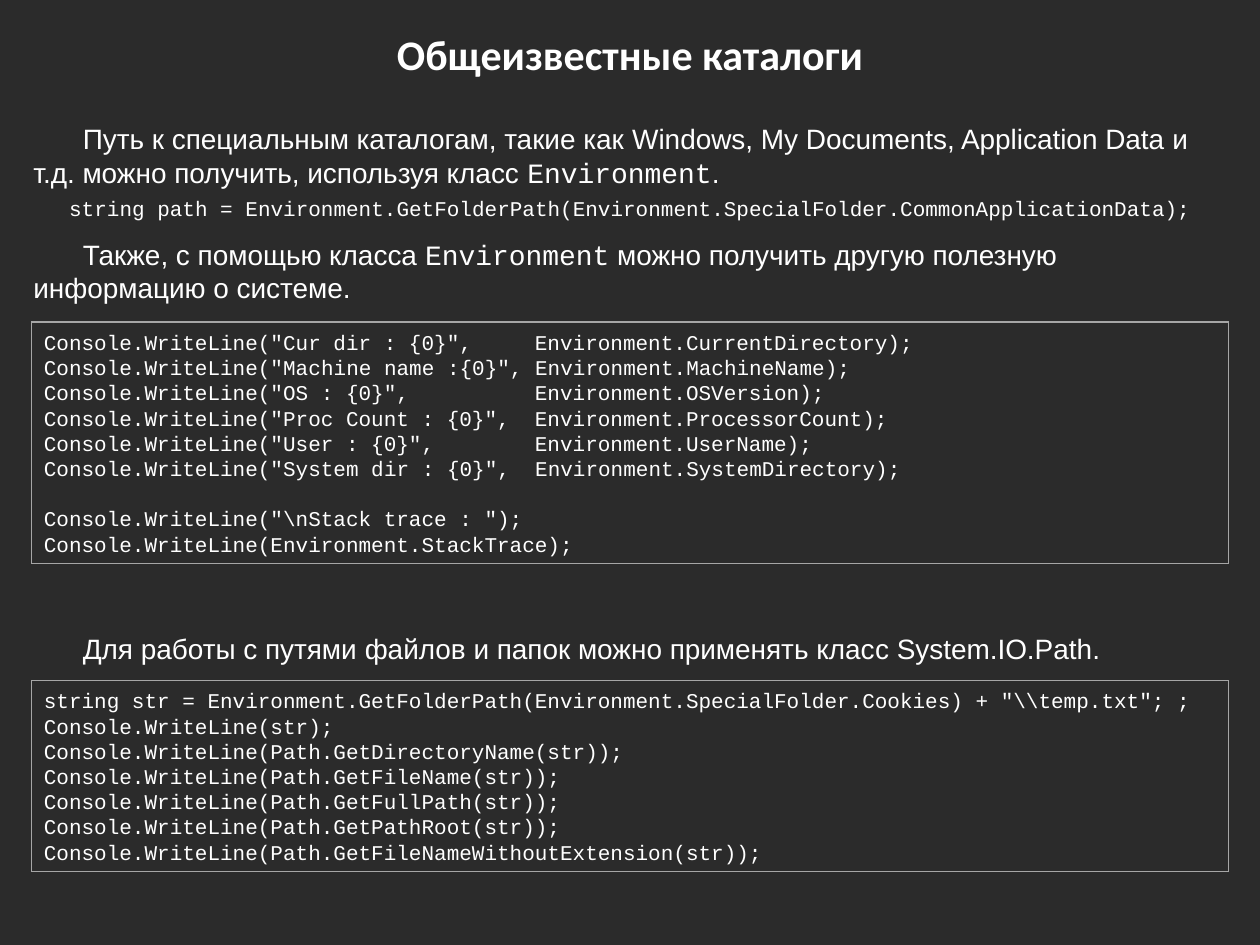
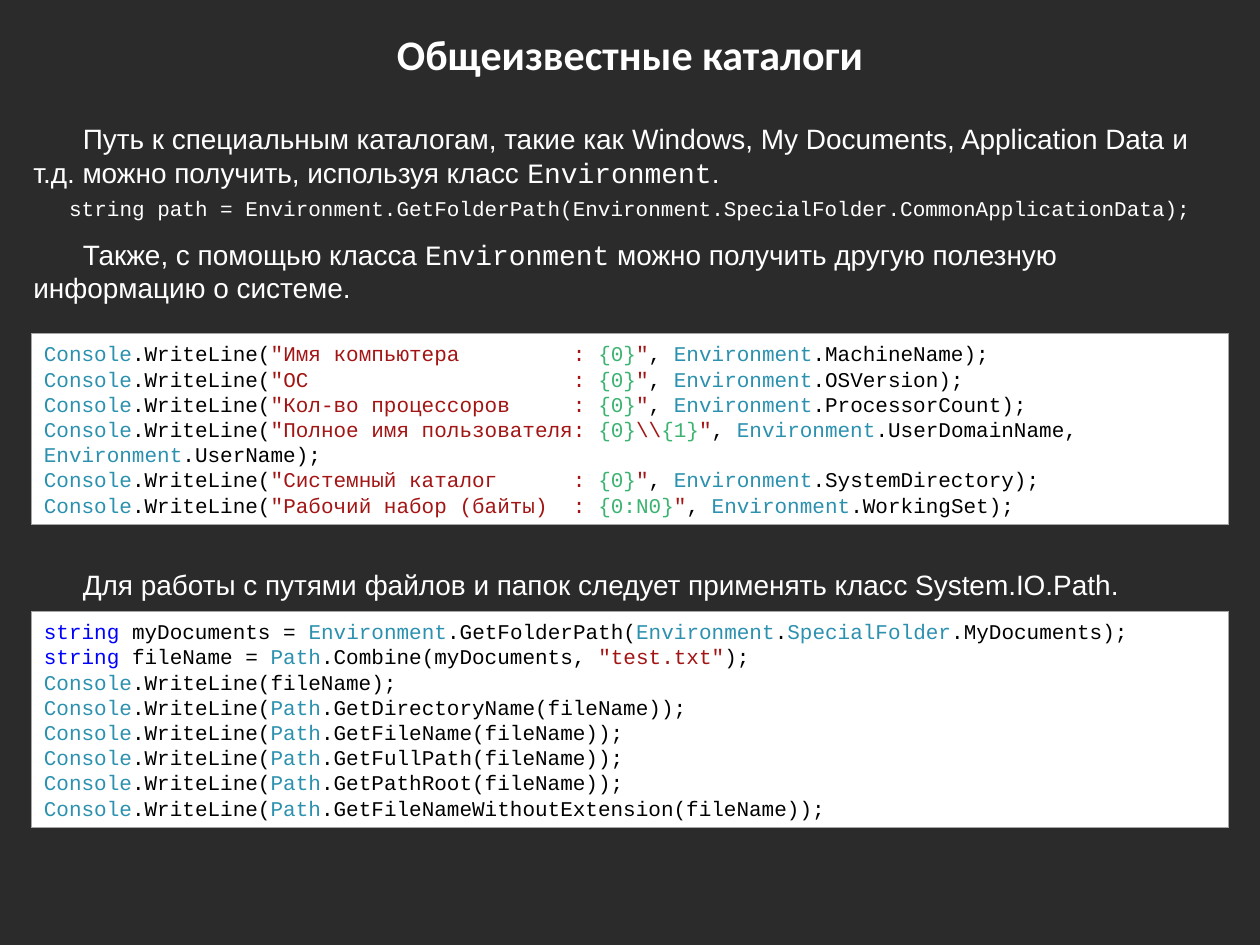
Before and after one commit to bazile/Training, a slide deck: slide 18 of Presentation/lesson-04-io.pptx. Drawn at 1260x945 pixels with LibreOffice and Linux fonts; fonts in the diff are those of the drawing; background and template pictures are left out; a plain dark background stands for a picture behind light text. Boxes give left, top, right and bottom in pixels: in the first picture for what was removed or moved away, otherwise in the second. Text is boxed around its words. In the diff, an @@ line names an element or a change of style, - is before the commit and + after.

Commit message:
Updated IO and M/T presentations

```diff
--- a/Presentation/lesson-04-io.pptx
+++ b/Presentation/lesson-04-io.pptx
@@ rectangle "Console.WriteLine("Имя компьютера : {0}", Environment.Machin ..." at [32,334,1228,524]: fill none to #FFFFFF @@
@@ rectangle "Console.WriteLine("Имя компьютера : {0}", Environment.Machin ...": place and size @@
-rectangle "Console.WriteLine("Имя компьютера : {0}", Environment.Machin ..." at [32,323,1228,564]
+rectangle "Console.WriteLine("Имя компьютера : {0}", Environment.Machin ..." at [32,334,1228,524]
@@ text in rectangle at [44,346,1077,518]: text changed; text colour #FFFFFF to #000000 @@
-Console.WriteLine("Cur dir : {0}", Environment.CurrentDirectory);
-Console.WriteLine("Machine name :{0}", Environment.MachineName);
-Console.WriteLine("OS : {0}", Environment.OSVersion);
-Console.WriteLine("Proc Count : {0}", Environment.ProcessorCount);
-Console.WriteLine("User : {0}", Environment.UserName);
-Console.WriteLine("System dir : {0}", Environment.SystemDirectory);
-Console.WriteLine("\nStack trace : ");
-Console.WriteLine(Environment.StackTrace);
+Console.WriteLine("Имя компьютера : {0}", Environment.MachineName);
+Console.WriteLine("ОС : {0}", Environment.OSVersion);
+Console.WriteLine("Кол-во процессоров : {0}", Environment.ProcessorCount);
+Console.WriteLine("Полное имя пользователя: {0}\\{1}", Environment.UserDomainName, Environment.UserName);
+Console.WriteLine("Системный каталог : {0}", Environment.SystemDirectory);
+Console.WriteLine("Рабочий набор (байты) : {0:N0}", Environment.WorkingSet);
@@ text at [83,574,1118,601]: text changed @@
-Для работы с путями файлов и папок можно применять класc System.IO.Path.
+Для работы с путями файлов и папок следует применять класc System.IO.Path.
@@ rectangle "string myDocuments = Environment.GetFolderPath(Environment.S ...": place and size @@
-rectangle "string myDocuments = Environment.GetFolderPath(Environment.S ..." at [32,680,1228,871]
+rectangle "string myDocuments = Environment.GetFolderPath(Environment.S ..." at [32,611,1228,828]
@@ rectangle "string myDocuments = Environment.GetFolderPath(Environment.S ..." at [32,611,1228,828]: fill none to #FFFFFF @@
@@ text in rectangle at [44,624,1128,821]: text changed; text colour #FFFFFF to #000000 @@
-string str = Environment.GetFolderPath(Environment.SpecialFolder.Cookies) + "\\temp.txt"; ;
-Console.WriteLine(str);
-Console.WriteLine(Path.GetDirectoryName(str));
-Console.WriteLine(Path.GetFileName(str));
-Console.WriteLine(Path.GetFullPath(str));
-Console.WriteLine(Path.GetPathRoot(str));
-Console.WriteLine(Path.GetFileNameWithoutExtension(str));
+string myDocuments = Environment.GetFolderPath(Environment.SpecialFolder.MyDocuments);
+string fileName = Path.Combine(myDocuments, "test.txt");
+Console.WriteLine(fileName);
+Console.WriteLine(Path.GetDirectoryName(fileName));
+Console.WriteLine(Path.GetFileName(fileName));
+Console.WriteLine(Path.GetFullPath(fileName));
+Console.WriteLine(Path.GetPathRoot(fileName));
+Console.WriteLine(Path.GetFileNameWithoutExtension(fileName));
```
Also in this commit, not shown: 3 slides added, 1 other file.
